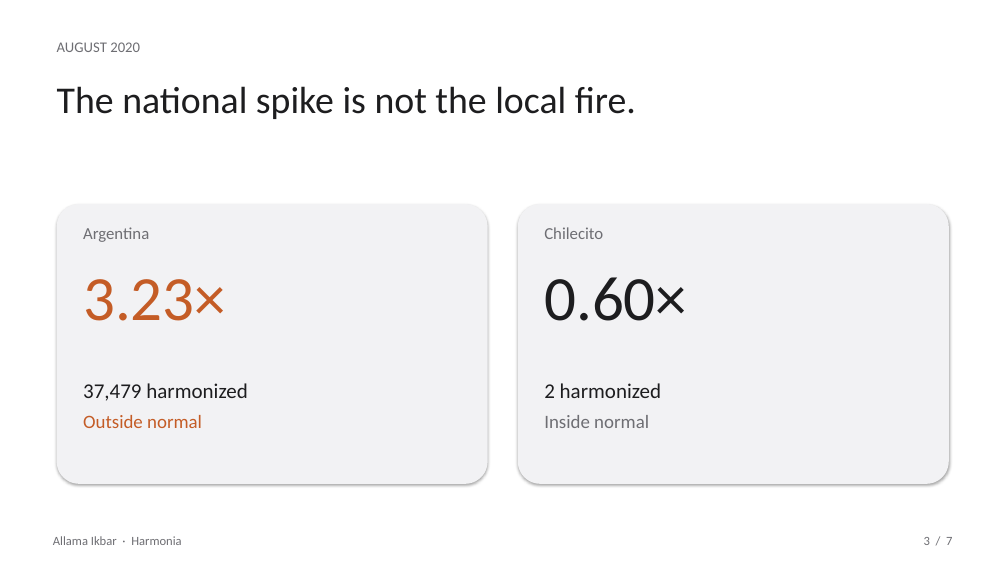
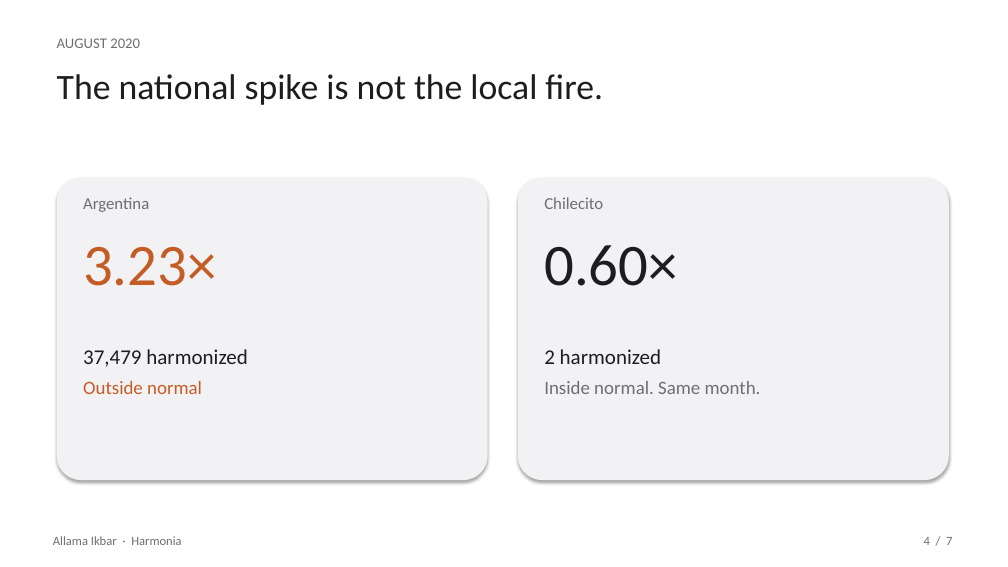
Before and after one commit to marjan-ahmed/harmonia-nsac26, a slide deck: slide 4 of public/Harmonia-Allama-Ikbar.pptx (slide 3 before the commit). Drawn at 1008x567 pixels with LibreOffice and Linux fonts; fonts in the diff are those of the drawing. Boxes give left, top, right and bottom in pixels: in the first picture for what was removed or moved away, otherwise in the second. Text is boxed around its words. In the diff, an @@ line names an element or a change of style, - is before the commit and + after.

```diff
--- a/public/Harmonia-Allama-Ikbar.pptx
+++ b/public/Harmonia-Allama-Ikbar.pptx
@@ text "AUGUST 2020": place and size @@
-text "AUGUST 2020" at [57,42,140,52]
+text "AUGUST 2020" at [57,38,140,48]
@@ text "The national spike is not ...": place and size @@
-text "The national spike is not ..." at [57,86,636,119]
+text "The national spike is not ..." at [57,74,603,105]
@@ text "The national spike is not ..." at [57,74,603,105]: size 36 to 34 pt @@
@@ rounded rectangle: place and size @@
-rounded rectangle at [57,204,488,484]
+rounded rectangle at [57,178,488,480]
@@ rounded rectangle: place and size @@
-rounded rectangle at [518,204,949,484]
+rounded rectangle at [518,178,949,480]
@@ text "Argentina": place and size @@
-text "Argentina" at [83,227,149,242]
+text "Argentina" at [83,197,149,212]
@@ text "Chilecito": place and size @@
-text "Chilecito" at [544,227,603,239]
+text "Chilecito" at [544,197,603,209]
@@ text "3.23×": place and size @@
-text "3.23×" at [83,279,226,321]
+text "3.23×" at [83,247,216,286]
@@ text "3.23×" at [83,247,216,286]: size 60 to 56 pt @@
@@ text "0.60×" at [544,245,677,286]: size 60 to 56 pt @@
@@ text "0.60×": place and size @@
-text "0.60×" at [544,277,687,321]
+text "0.60×" at [544,245,677,286]
@@ text "37,479 harmonized": place and size @@
-text "37,479 harmonized" at [83,383,248,428]
+text "37,479 harmonized" at [83,349,248,394]
@@ text "2 harmonized": place and size @@
-text "2 harmonized" at [544,383,662,428]
+text "2 harmonized" at [544,349,761,394]
@@ text at [544,381,761,394]: text changed @@
-Inside normal
+Inside normal. Same month.
@@ text at [924,537,952,545]: text changed @@
-3 / 7
+4 / 7
```
Also in this commit, not shown: 2 other slides changed, 3 slides added, 3 slides removed, 2 other files.
